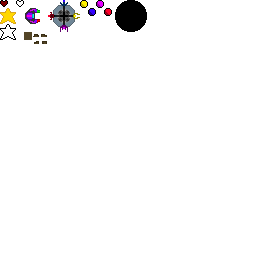
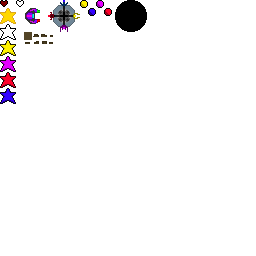
Revision of a layered (256, 256) image; what changed, layer by layer:
painted on "Layer 13" over [left=25, top=35, right=53, bottom=44]
added layer "starOtline copy 5" above "starOtline copy 4" over [left=0, top=88, right=16, bottom=104]
added layer "starOtline copy 4" above "starOtline copy 3" over [left=0, top=72, right=16, bottom=88]
added layer "starOtline copy 3" above "starOtline copy 2" over [left=0, top=56, right=16, bottom=72]
added layer "starOtline copy 2" above "starOtline copy" over [left=0, top=40, right=16, bottom=56]
